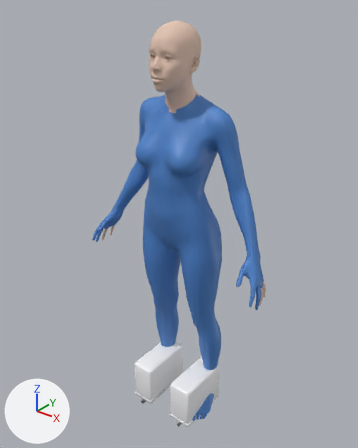
The glTF model public/models/skater.glb, before and after one commit.
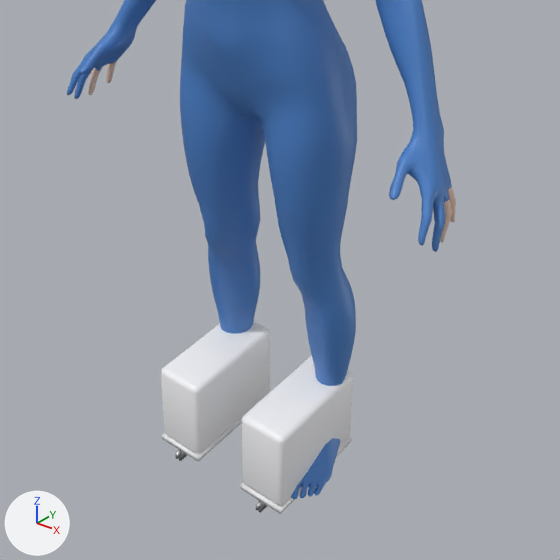
Each version appears first whole from a 50 mm lens placed at (1.118, -1.427, 1.791), pointed at (-0.02, -0.004, 0.909), and next in a close-up on the part from 17% to 87% of the width and 44% to 100% of the height. The axes (+X, +Y, +Z) are drawn at lower left. The lights are the same throughout. The first two pictures are the older version. Vertices at exactly the same position are counted once.

The first close-up shows 'Skater'.
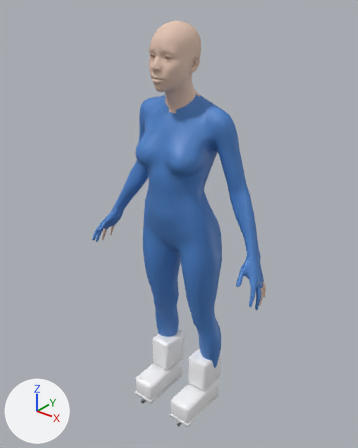
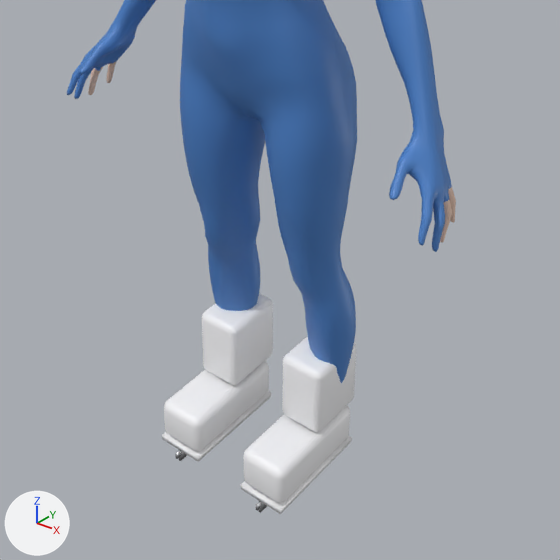
Location of each change, (x1, y1, x2, y2) in pixels of the close-ups (560 x 560 px):
part 1 of me_geo_body_female_realistic, added
    after: (282, 336, 356, 432)
part 2 of me_geo_body_female_realistic, added
    after: (202, 293, 273, 385)
part 3 of me_geo_body_female_realistic, cut back
    before: (161, 322, 353, 505)
    after: (164, 361, 350, 503)

The edits, one by one:
me_geo_body_female_realistic is used by ob_skater; location (0.0, 0.0, 0.0).
me_geo_body_female_realistic had 10822 vertices, 21608 faces and spanned x -0.42..0.42, y -0.18..0.12, z 0.0..1.68.
me_geo_body_female_realistic now has 8922 vertices, 17764 faces and spans x -0.42..0.42, y -0.18..0.12, z 0.0..1.68.
me_geo_body_female_realistic part 1: a new loose piece of 152 vertices spanning x 0.06..0.16, y -0.04..0.1, z 0.13..0.29, in mat_boot (white #f7f7f9).
me_geo_body_female_realistic part 2: a new loose piece of 152 vertices spanning x -0.16..-0.06, y -0.04..0.1, z 0.13..0.29, in mat_boot (white #f7f7f9).
me_geo_body_female_realistic part 3: 18 vertices moved from x -0.15..0.16, y -0.17..0.08, z 0.05..0.21 to x -0.15..0.16, y -0.17..0.08, z 0.05..0.11; 2440 vertices removed from x -0.2..0.2, y -0.17..0.09, z 0.04..0.22; 236 vertices added at x -0.16..0.16, y -0.17..0.08, z 0.04..0.13.
